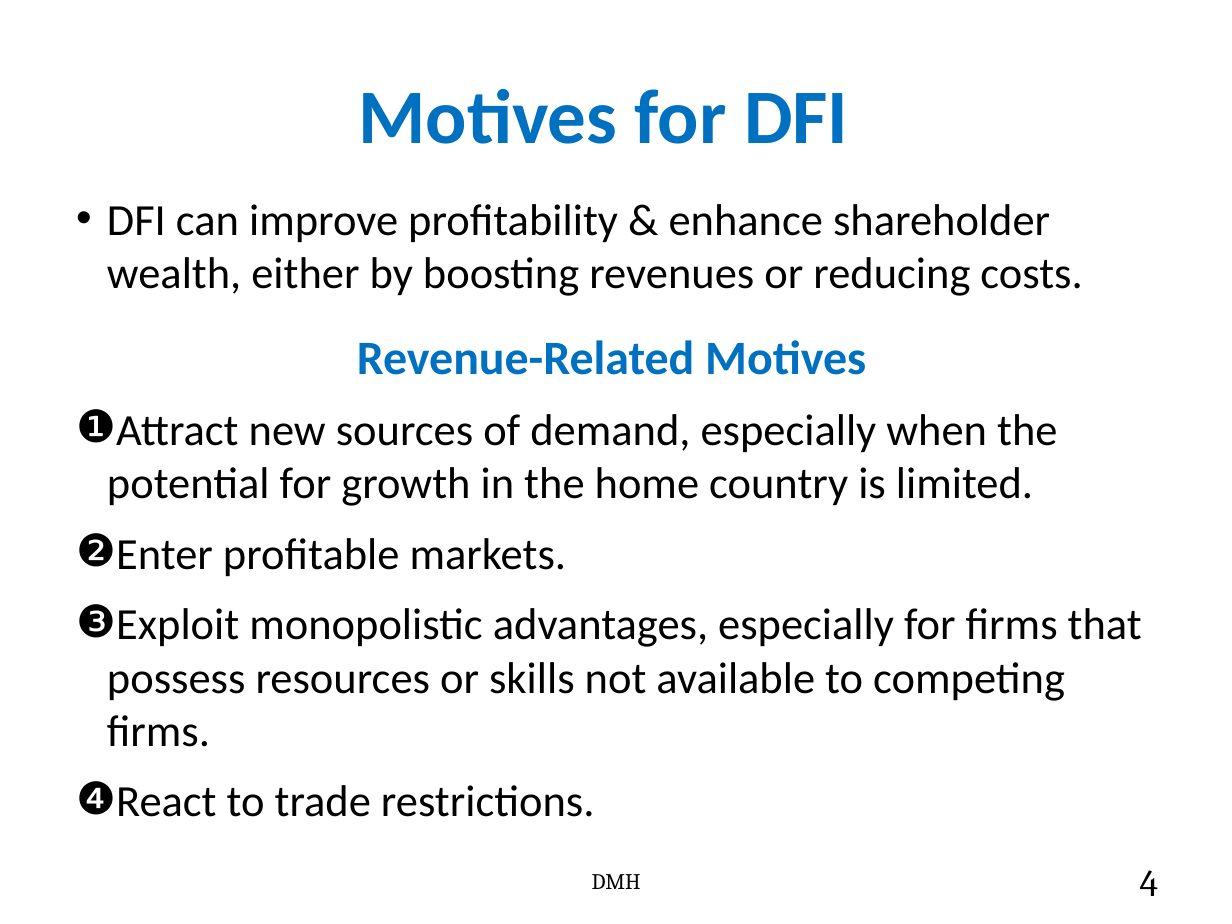
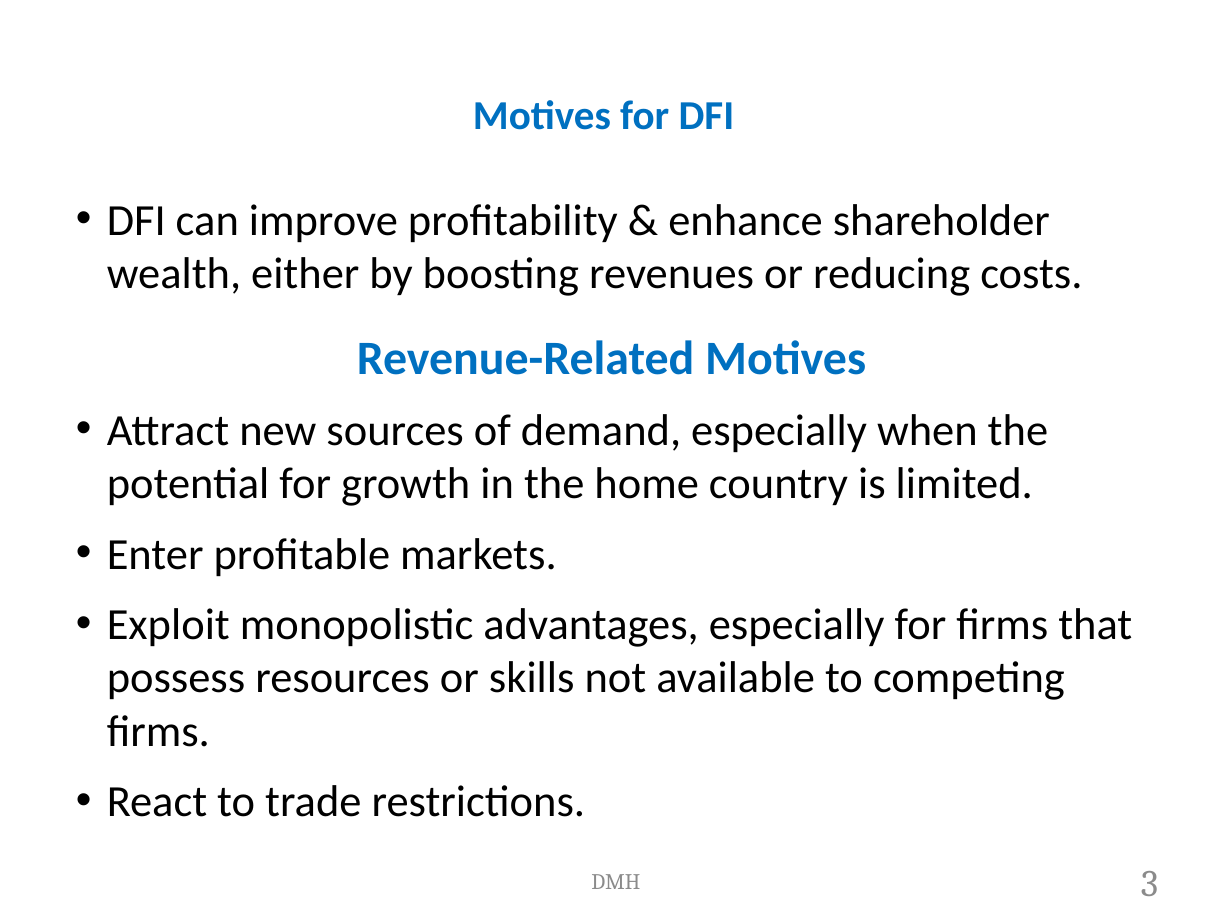
Before and after one commit to shyed2001/Asset-Management-ERP-MBA, a slide deck: slide 3 of 6. Direct Foreign Investment.pptx (slide 4 before the commit). Drawn at 1232x924 pixels with LibreOffice and Linux fonts; fonts in the diff are those of the drawing. Boxes give left, top, right and bottom in pixels: in the first picture for what was removed or moved away, otherwise in the second. Text is boxed around its words. In the diff, an @@ line names an element or a change of style, - is before the commit and + after.

```diff
--- a/6. Direct Foreign Investment.pptx
+++ b/6. Direct Foreign Investment.pptx
@@ title "Motives for DFI" at [473,100,735,130]: size 45 to 24 pt @@
@@ text "DFI can improve profitability & ..." at [107,204,1132,817]: bullet ❶ to •; bullet ❷ to •; bullet ❸ to •; bullet ❹ to • @@
@@ text "DMH" at [591,874,640,889]: text colour #000000 to #8B8B8B @@
@@ page number at [1141,871,1158,896]: text changed; text colour #000000 to #8B8B8B @@
-4
+3
```
Also in this commit, not shown: 63 other slides changed, 1 slide removed.
